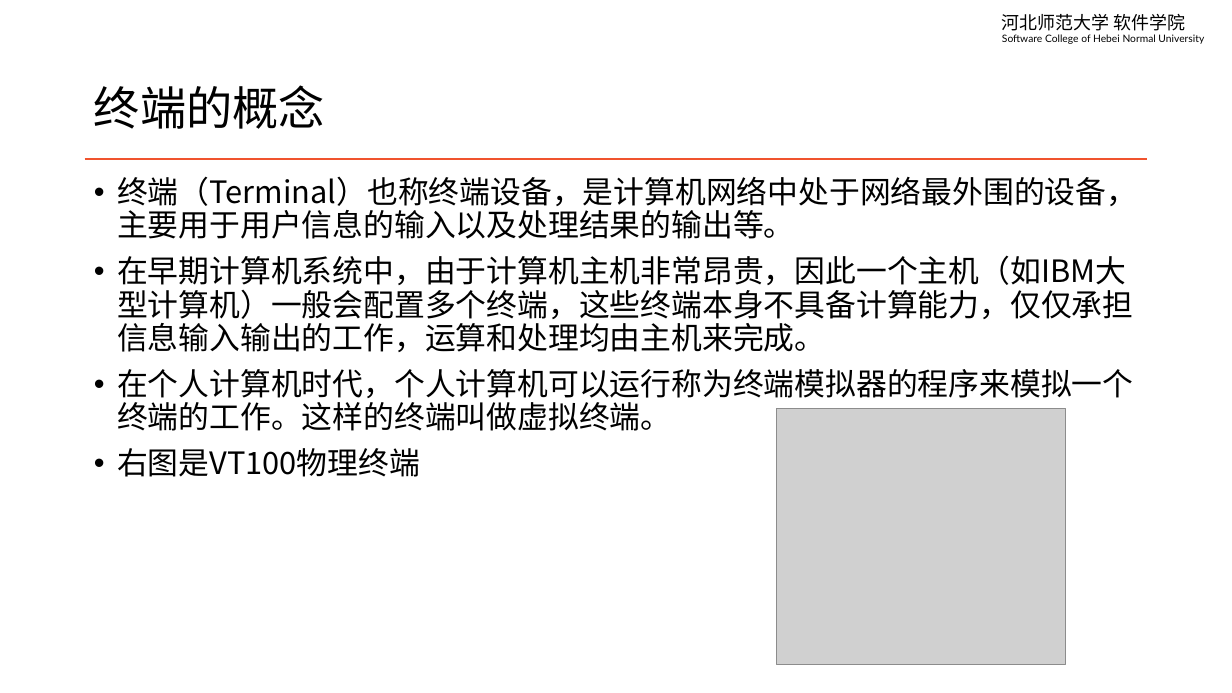
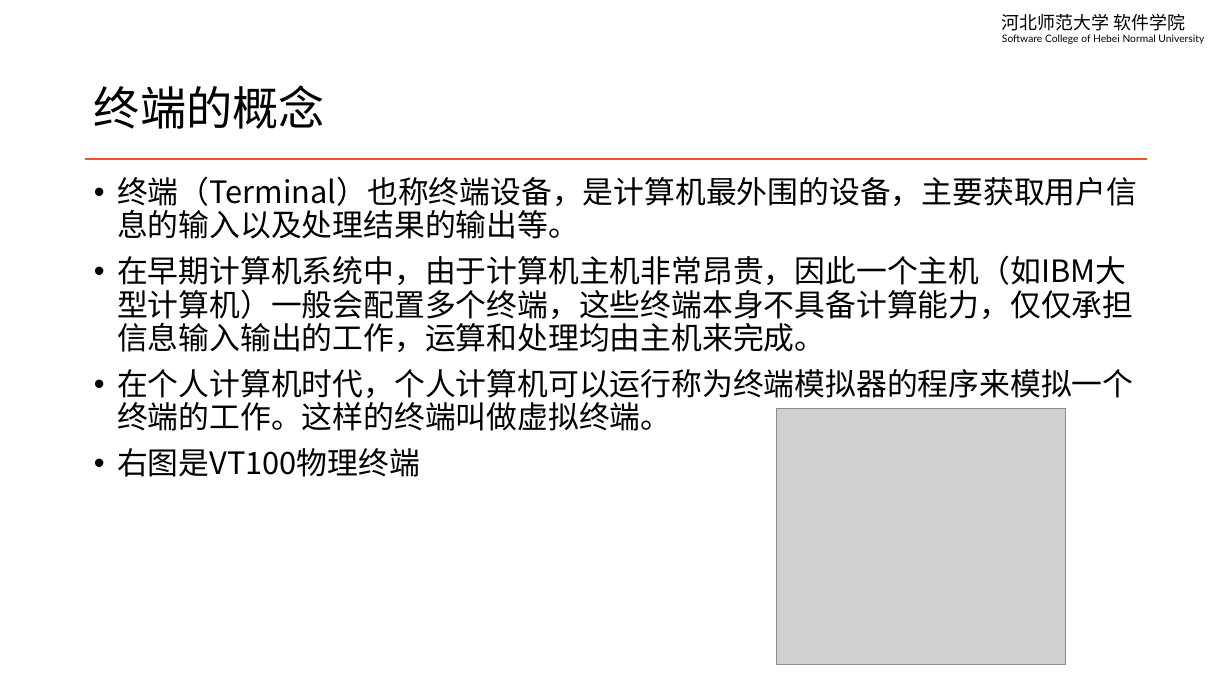
Before and after one commit to edu2act/course-linux-system, a slide deck: slide 2 of materials/slides/ch03-terminal-and-basic.pptx. Drawn at 1232x693 pixels with LibreOffice and Linux fonts; fonts in the diff are those of the drawing; grey boxes stand for pictures. Boxes give left, top, right and bottom in pixels: in the first picture for what was removed or moved away, otherwise in the second. Text is boxed around its words. In the diff, an @@ line names an element or a change of style, - is before the commit and + after.

```diff
--- a/materials/slides/ch03-terminal-and-basic.pptx
+++ b/materials/slides/ch03-terminal-and-basic.pptx
@@ text at (x1=117, y1=176, x2=1137, y2=239): text changed @@
-• 终端（Terminal）也称终端设备，是计算机网络中处于网络最外围的设备，主要用于用户信息的输入以及处理结果的输出等。
+• 终端（Terminal）也称终端设备，是计算机最外围的设备，主要获取用户信息的输入以及处理结果的输出等。
```
Also in this commit, not shown: 4 other slides changed, 2 other files.
